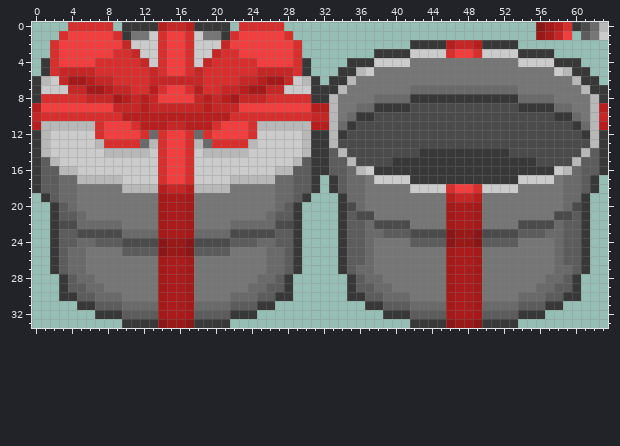
File history of a pixel-art sprite, assets/images/props/presents/cymbourine.png. Above: the version before the commit.
The file is 64x34 pixels. Colours within 5 levels of each other are drawn and written as one.
Now the later version:
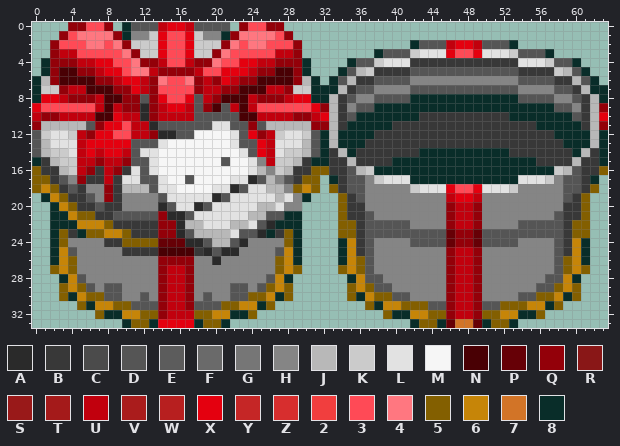
Palette (. is transparent): A #2a2a2a  B #383838  C #4b4b4b  D #555555  E #5c5c5c  F #6a6a6a  G #767676  H #858585  J #b8b8b8  K #cbcbcb  L #e2e2e2  M #f6f6f6  N #490004  P #660006  Q #930009  R #891717  S #991919  T #a41a1a  U #c1000d  V #aa1c1c  W #b71f1f  X #e4000f  Y #c52626  Z #d72e2e  2 #f13e3e  3 #ff4a56  4 #ff7780  5 #835f00  6 #c68508  7 #d27427  8 #092d29
The exact change:
Changed rows in their new state; - is an unchanged pixel.
first column x 0:
 0 ----QQ33Q-8DDDUXXUDDDD-Q33QQ----------------------------........
 1 ---Q34444Q8HH-X33X-HH8Q44443Q---------------------------....-...
 2 --Q3334434Q---X33X---Q4344333Q------------8DDDUXXUDDD8----------
 3 --QUU333334Q--X33X--Q433333UUQ--------8DDD-LLLX33XLLL-DDD8------
 4 -8QQQUUXX334QQU33UQQ433XXUUQQQ8----8DD-LLLBBBBBBBBBBBBLLL-DD8---
 5 -8QNNQQUXX344UQQQQU33XXXUQQNNQ8---8D--BBBBDDDDDDDDDDDDBBBB--D8--
 6 8-QNNNNQQUXXUQ4334QUQXUQQNNNNQ-8-8D-BBDDDDHHHHHHHHHHHHDDDDBB-D8-
 7 8--QUUNNNQQXUQ3333QUUQQNNNUUQ--888-BDDHHHHDDDDDDDDDDDDHHHHDDB-88
 8 8XXUQQQUNNQQDQX33XDUQNNNUQQQUXX88-BDHHDDDD888888888888DDDDHHDB-8
 9 X333333UNUQQAQUXXUDQNDUNU333333XQ-BHDD88888888888888888888DDHB-Q
10 UQQUUUUNNXUUAQUUUUDDDDDNNUUUUQQUX-BD8888888BBBBBBBBBB8888888DB-X
11 Q-----DQXX3UUADDDDDDLLDDQD-----QQ-B88888BBBBBBBBBBBBBBBB88888B-Q
12 DKLL-UQXX33UUQAADDMMMMLDXQU-LLKD8-8888BBBBBBBBBBBBBBBBBBBB8888-8
13 D-LLLUXXXXXDDDLMMMMMMMLDDXULLL-D8-888BBBBBBBBBBBBBBBBBBBBBB888-8
14 D---LUXUXXUDLLMMMMMMMMMLDXUL---D8B-8BBBBBBB8888888888BBBBBBB8-B8
15 8B---UUQUUQDDLMMMMMMMDMMLHU---B88BB-BBBB8888888888888888BBBB-BB8
16 5BB-KUQBUQBLDLMMMMMMMMMMLJHK-BB55BBD--88888888888888888888--DBB5
17 55BDHQBBUBLLDDLMMDMMMMLLAD-HDB55-8BDDH-LLL888888888888LLL-HDDB8-
18 565BDBHHQB---DLLMMMMLLADLLJJH565-5BDDHHHHH-LLLX33XLLL-HHHHHDDB5-
19 -865BBDHQBHHHHDLLLLLADLLLLLJLH8---5BDHHHHHHHHHUXXUHHHHHHHHHDB5--
20 --865BBDBBHHHHADLLADLLLLLJJLHH----5BBHHHHHHHHHQUUQHHHHHHHHHBB5--
21 --88655BBDDDDDQAADLLLLLLJJDD88----5BBDHHHHHHHHQUUQHHHHHHHHDBB5--
22 --8886665BBBBBQQAJJLLLJJLDA888----55BDDDDDHHHHQUUQHHHHDDDDDB55--
23 --85B855665BBBQQADJJJJLDDA8B58----55BDDDDDDDDDPQQPDDDDDDDDDB55--
24 --85HHHHBB5555PPPAADJJDAHHHH58----86BDHHHHDDDDPQQPDDDDHHHHDB68--
25 --86DHHHHHBBBBNNNNBADAAHHHHD68----86BDHHHHHHHHQUUQHHHHHHHHDB68--
26 --865HHHHHHHHHQQQQHHAHHHHHH568----865DHHHHHHHHQUUQHHHHHHHHD568--
27 --565HHHHHHHHHQUUQHHHHHHHHH565----565DHHHHHHHHQUUQHHHHHHHHD565--
28 ---86DHHHHHHHHQUUQHHHHHHHHD68------86DDHHHHHHHQUUQHHHHHHHDD68---
29 ---565DHDDHHHHQUUQHHHHDDHD565------565DDHHHHHHQUUQHHHHHHDD565---
30 ---58655DDHHDHQUUQHDHHDD55685------58655DDHHHHQUUQHHHHDD55685---
31 -----586655DDDQUUQDDD556685----------5866555DDQUUQDD5556685-----
32 -------5886655QUUU5566885--------------5886655QUUQ5566885-------
33 ----------8558XXXX8558--------------------8558P77P8558----------
Pixel boxes of the changes (left, top, right, bottom) in both pictures:
changed: (32, 22, 608, 328)
